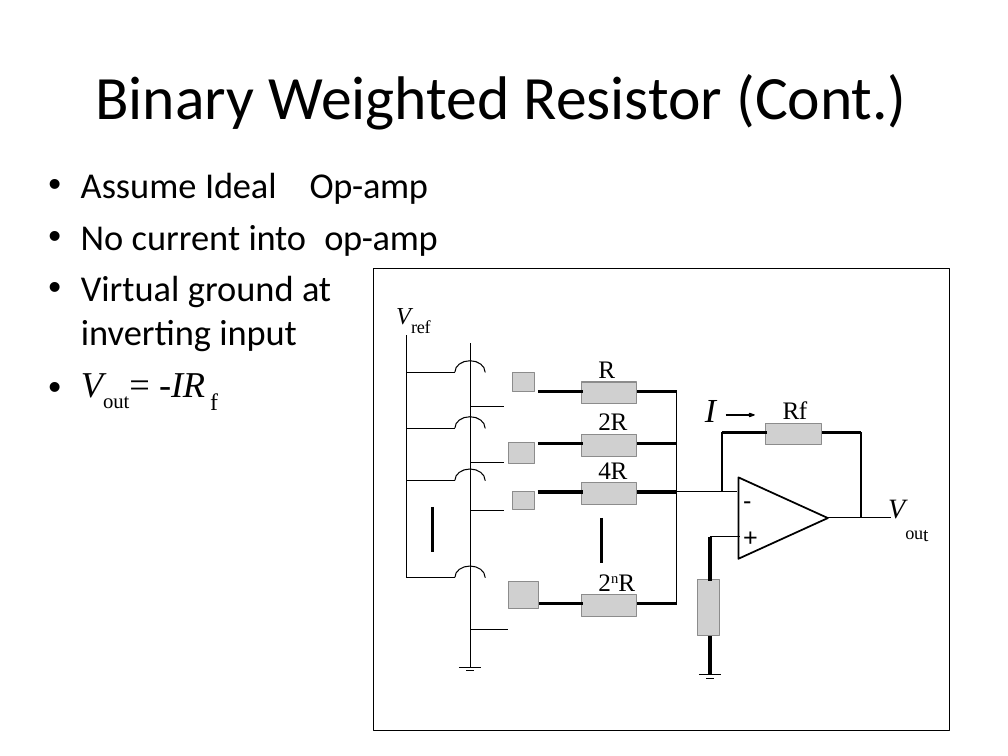
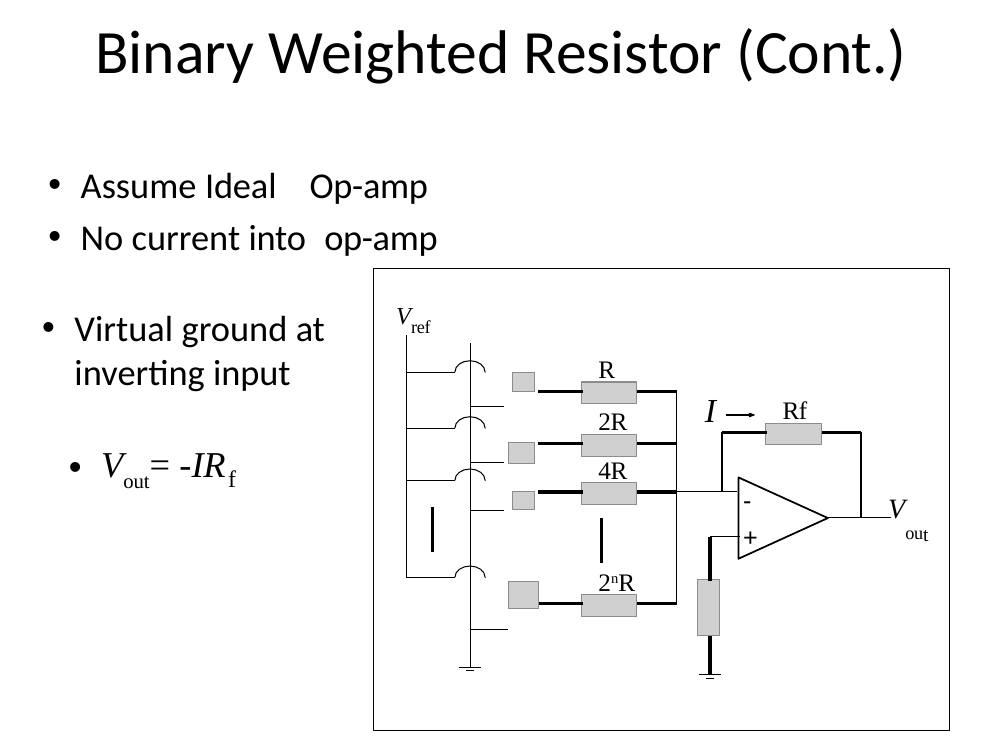
Before and after one commit to Syedshajib55/Computer-Interfacing, a slide deck: slide 34 of 3 Interfacing data conversion.pptx (slide 30 before the commit). Drawn at 1008x756 pixels with LibreOffice and Linux fonts; fonts in the diff are those of the drawing; grey boxes stand for pictures; background and template pictures are left out. Boxes give left, top, right and bottom in pixels: in the first picture for what was removed or moved away, otherwise in the second. Text is boxed around its words. In the diff, an @@ line names an element or a change of style, - is before the commit and + after.

```diff
--- a/3 Interfacing data conversion.pptx
+++ b/3 Interfacing data conversion.pptx
@@ title "Binary Weighted Resistor (Cont.)": place and size @@
-title "Binary Weighted Resistor (Cont.)" at [95,74,907,130]
+title "Binary Weighted Resistor (Cont.)" at [95,28,906,84]
@@ text "Virtual ground at inverting input": place and size @@
-text "Virtual ground at inverting input" at [81,275,331,352]
+text "Virtual ground at inverting input" at [74,315,325,392]
@@ text "Vout= -IR": place and size @@
-text "Vout= -IR" at [159,373,205,397]
+text "Vout= -IR" at [179,453,225,477]
@@ text "f": place and size @@
-text "f" at [210,393,218,410]
+text "f" at [228,470,236,487]
```
Also in this commit, not shown: 12 other slides changed, 5 slides added, 2 other files.
